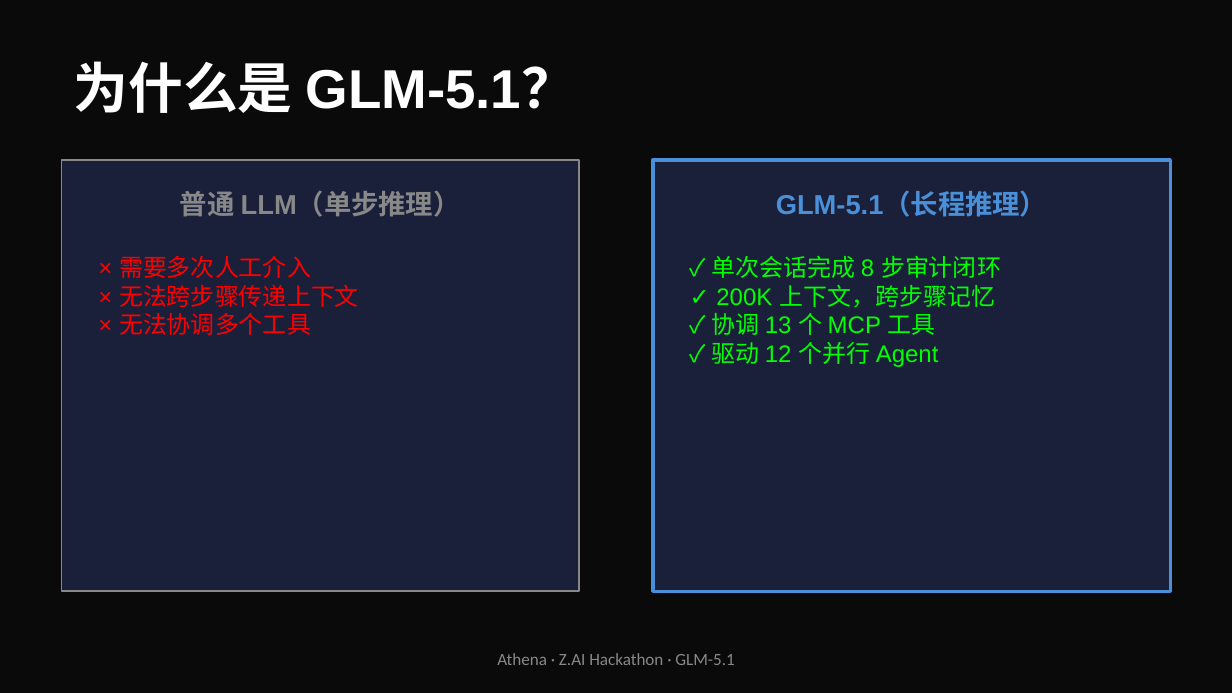
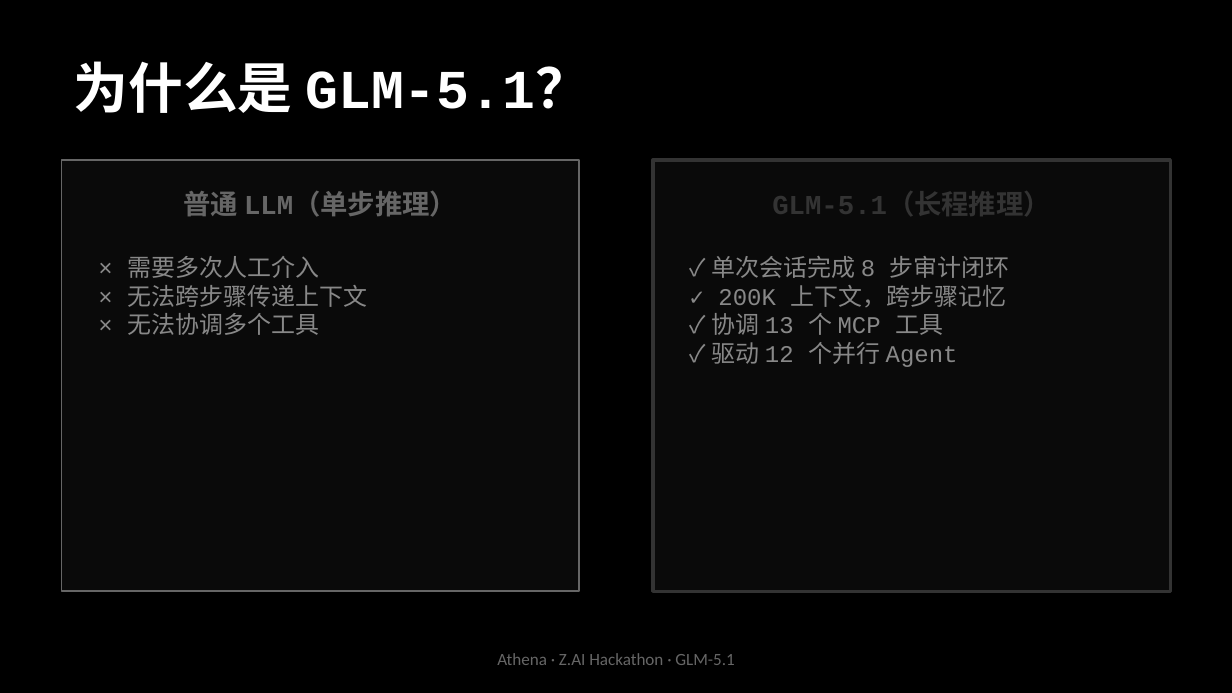
Before and after one commit to tiyadegure/Athena, a slide deck: slide 3 of ppt-assets/Athena-Hackathon.pptx. Drawn at 1232x693 pixels with LibreOffice and Linux fonts; fonts in the diff are those of the drawing. Boxes give left, top, right and bottom in pixels: in the first picture for what was removed or moved away, otherwise in the second. Text is boxed around its words. In the diff, an @@ line names an element or a change of style, - is before the commit and + after.

Commit message:
style: unify PPT with landing page monochrome style
Colors: pure black bg (#000), white text, gray (#666) secondary
Font: Courier New (monospace) throughout
Removed: blue accents, bright red/green/orange
SVGs: updated border colors to match (#333333)

All 5 SVGs re-rendered with new palette.

```diff
--- a/ppt-assets/Athena-Hackathon.pptx
+++ b/ppt-assets/Athena-Hackathon.pptx
@@ background #0A0A0A to #000000 @@
@@ text "为什么是 GLM-5.1？" at <box>74,61,590,113</box>: font Arial to Courier New @@
@@ rectangle at <box>62,160,579,591</box>: fill #1A1F3A to #0A0A0A; outline #888888 1 pt to #666666 1 pt @@
@@ text "普通 LLM（单步推理）" at <box>183,191,457,217</box>: font Arial to Courier New, text colour #888888 to #666666 @@
@@ rectangle at <box>653,160,1170,591</box>: fill #1A1F3A to #0A0A0A; outline #4A90D9 2 pt to #333333 2 pt @@
@@ text "GLM-5.1（长程推理）" at <box>772,194,1050,216</box>: font Arial to Courier New, text colour #4A90D9 to #333333 @@
@@ text "× 需要多次人工介入" at <box>127,256,367,335</box>: font Arial to Courier New, text colour #FF0000 to #888888 @@
@@ text "✓ 单次会话完成 8 步审计闭环" at <box>711,256,1010,367</box>: font Arial to Courier New, text colour #00FF00 to #888888 @@
@@ text "Athena · Z.AI Hackathon · ..." at <box>497,653,734,665</box>: text colour #888888 to #666666 @@
```
Also in this commit, not shown: 9 other slides changed, 1 other file.
